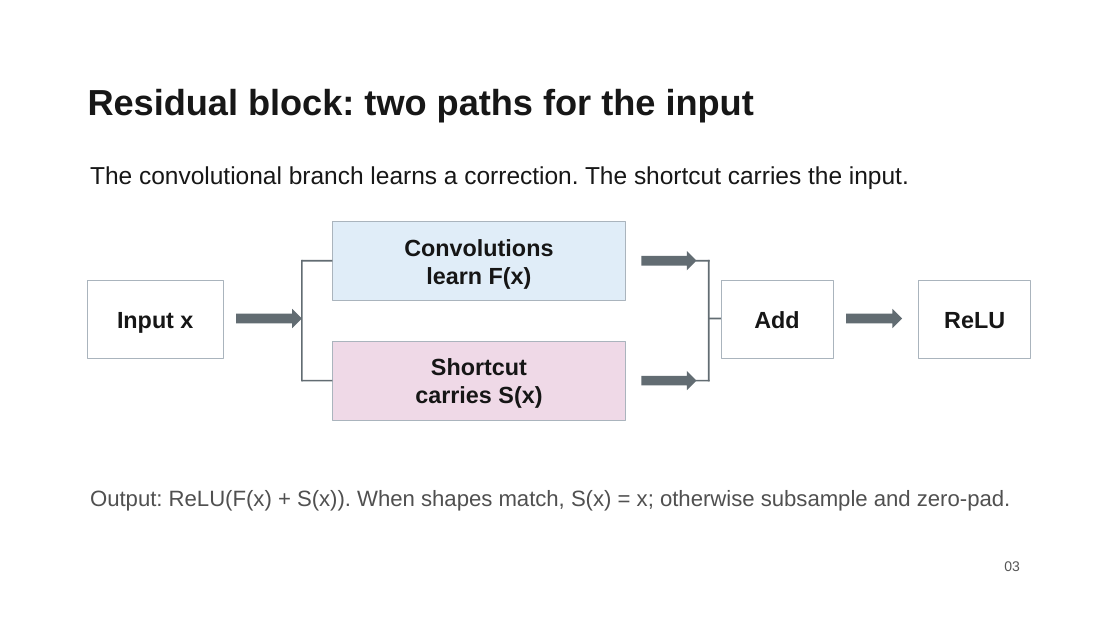
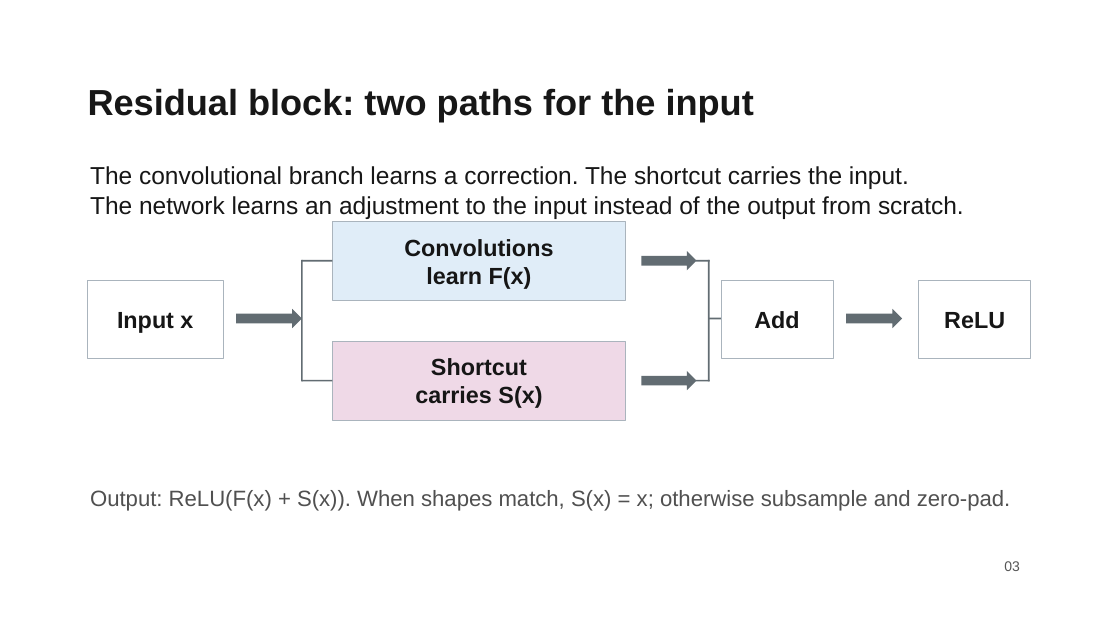
Before and after one commit to liuyanze910-svg/miae01-resnet-replication, a slide deck: slide 3 of docs/slides/week4_a_background_methods.pptx. Drawn at 1120x630 pixels with LibreOffice and Linux fonts; fonts in the diff are those of the drawing; background and template pictures are left out. Boxes give left, top, right and bottom in pixels: in the first picture for what was removed or moved away, otherwise in the second. Text is boxed around its words. In the diff, an @@ line names an element or a change of style, - is before the commit and + after.

Commit message:
2260032041 SuSiying Week4 explain residual learning on slide

```diff
--- a/docs/slides/week4_a_background_methods.pptx
+++ b/docs/slides/week4_a_background_methods.pptx
@@ text at [90,196,964,219]: paragraph added @@
+The network learns an adjustment to the input instead of the output from scratch.
```
